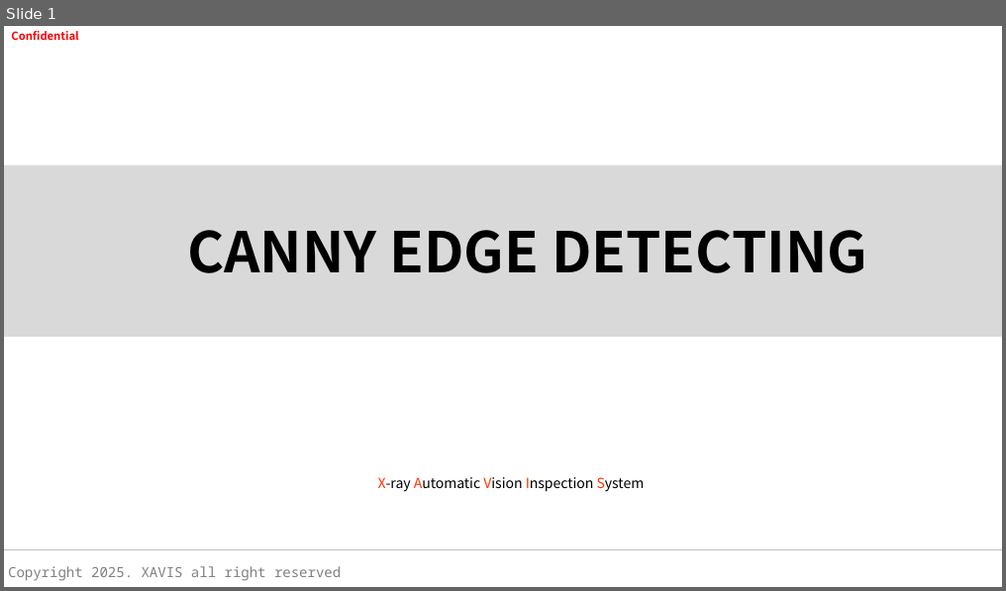
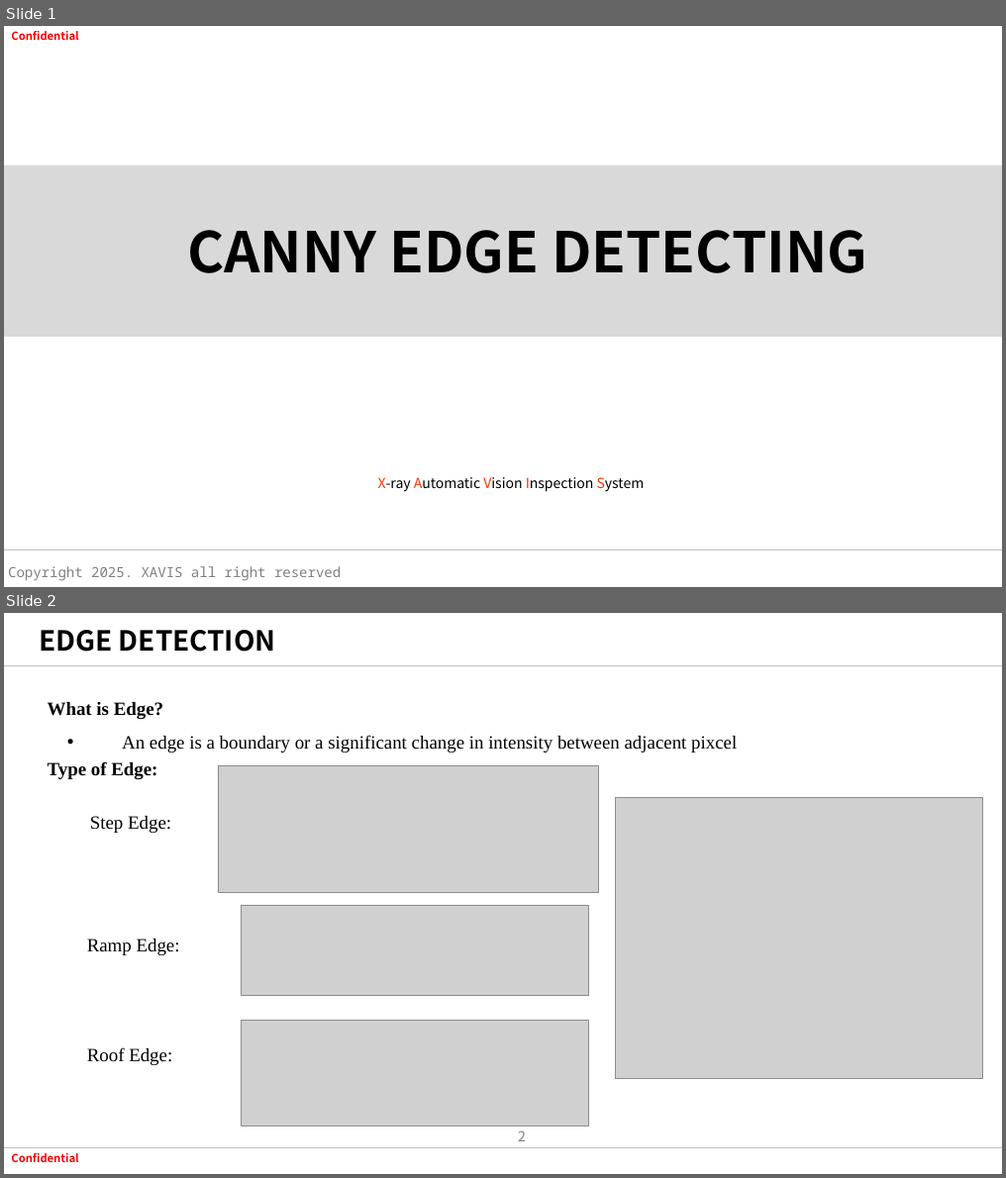
Before and after one commit to tuananh020400/FresherXavisTech, a slide deck: Document/SlideWeek4/CannyEdge.pptx. Shown one above the other, each under a label of ours: slide 1 before the commit, slides 1 and 2 after it. The pictures are 1006x591 and 1006x1178 pixels, drawn with LibreOffice and Linux fonts; fonts in the diff are those of the drawing; grey boxes stand for pictures; background and template pictures are left out. Boxes give left, top, right and bottom in pixels: in the first picture for what was removed or moved away, otherwise in the second. Text is boxed around its words. In the diff, an @@ line names an element or a change of style, - is before the commit and + after.

```diff
--- a/Document/SlideWeek4/CannyEdge.pptx
+++ b/Document/SlideWeek4/CannyEdge.pptx
@@ slide 2 added at [4, 613, 1002, 1174], background #FFFFFF @@
@@ title added at [39, 630, 276, 652], 26.6 pt, text #000000, bold @@
+EDGE DETECTION
@@ line added from (4, 666) to (1002, 666), #BFBFBF 1 pt @@
@@ text added at [48, 702, 737, 753], 18 pt, text #000000 @@
+What is Edge?
+• An edge is a boundary or a significant change in intensity between adjacent pixcel
@@ text added at [48, 761, 157, 779], 18 pt, text #000000, bold @@
+Type of Edge:
@@ picture added at [218, 765, 598, 893] @@
@@ text added at [90, 816, 171, 833], 18 pt, text #000000 @@
+Step Edge:
@@ picture added at [616, 797, 982, 1078] @@
@@ picture added at [242, 905, 589, 995] @@
@@ text added at [87, 939, 180, 956], 18 pt, text #000000 @@
+Ramp Edge:
@@ picture added at [242, 1021, 589, 1127] @@
@@ text added at [87, 1048, 172, 1065], 18 pt, text #000000 @@
+Roof Edge:
@@ page number added at [518, 1131, 526, 1142], 13.3 pt, text #808080 @@
+2
@@ line added from (4, 1149) to (1002, 1149), #BFBFBF 1 pt @@
@@ text added at [11, 1154, 78, 1162], 10.7 pt, text #FF0000, bold @@
+Confidential
```
Also in this commit, not shown: 7 other slides added, 3 slides removed, 10 other files.
